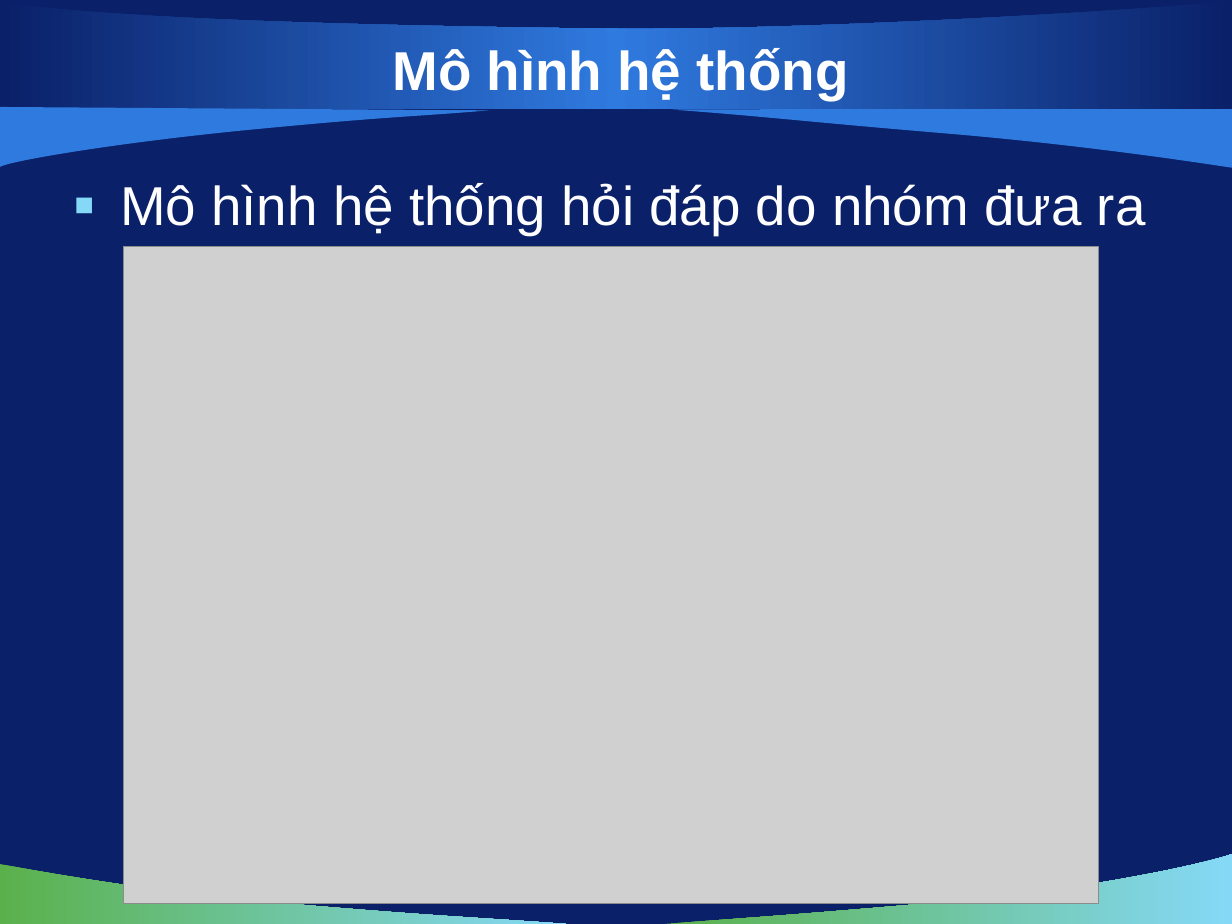
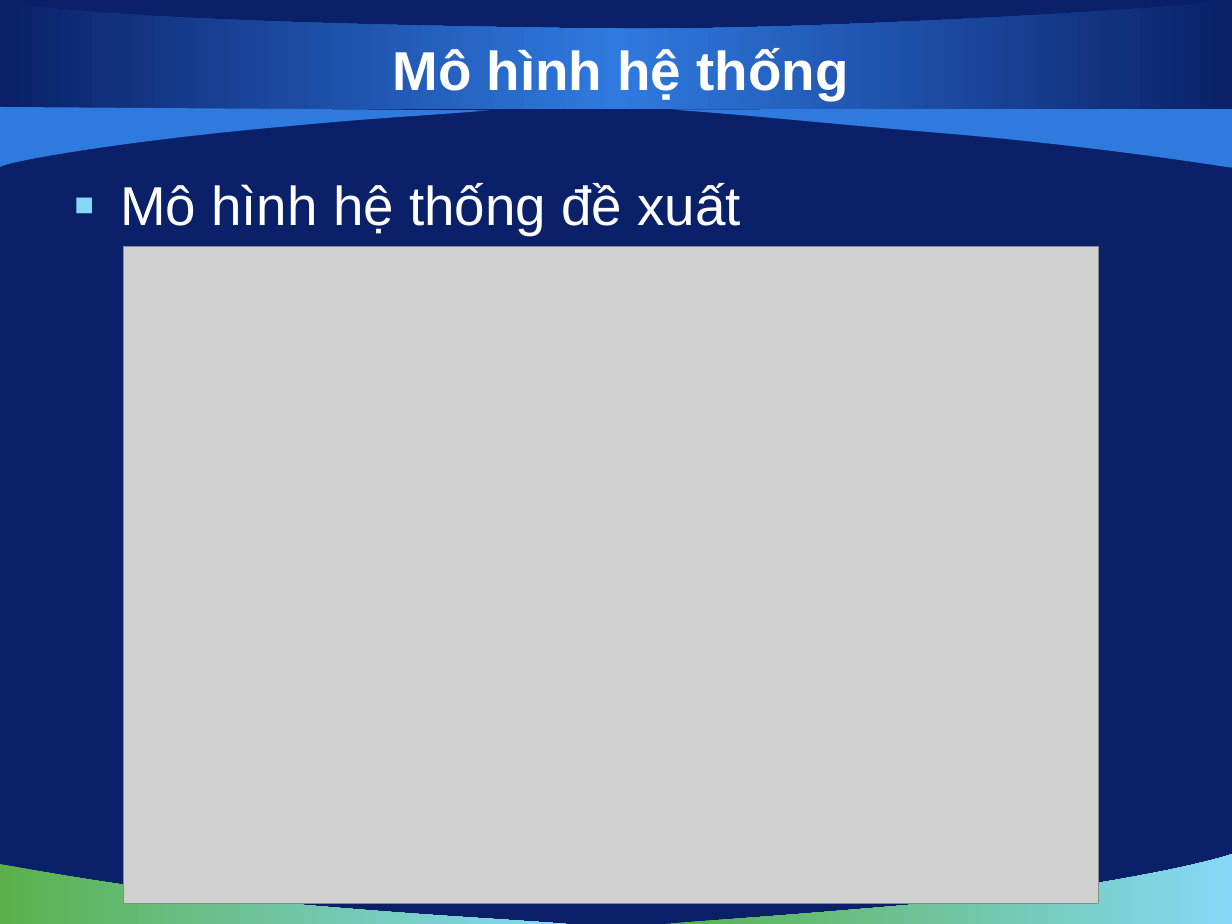
Before and after one commit to vuaviet/filnalproject, a slide deck: slide 19 of De Cuong/De Cuong v0.2.pptx. Drawn at 1232x924 pixels with LibreOffice and Linux fonts; fonts in the diff are those of the drawing; grey boxes stand for pictures; background and template pictures are left out. Boxes give left, top, right and bottom in pixels: in the first picture for what was removed or moved away, otherwise in the second. Text is boxed around its words. In the diff, an @@ line names an element or a change of style, - is before the commit and + after.

```diff
--- a/De Cuong/De Cuong v0.2.pptx
+++ b/De Cuong/De Cuong v0.2.pptx
@@ text at [120, 183, 740, 235]: text changed @@
-▪ Mô hình hệ thống hỏi đáp do nhóm đưa ra
+▪ Mô hình hệ thống đề xuất
```
Also in this commit, not shown: 1 other file.
